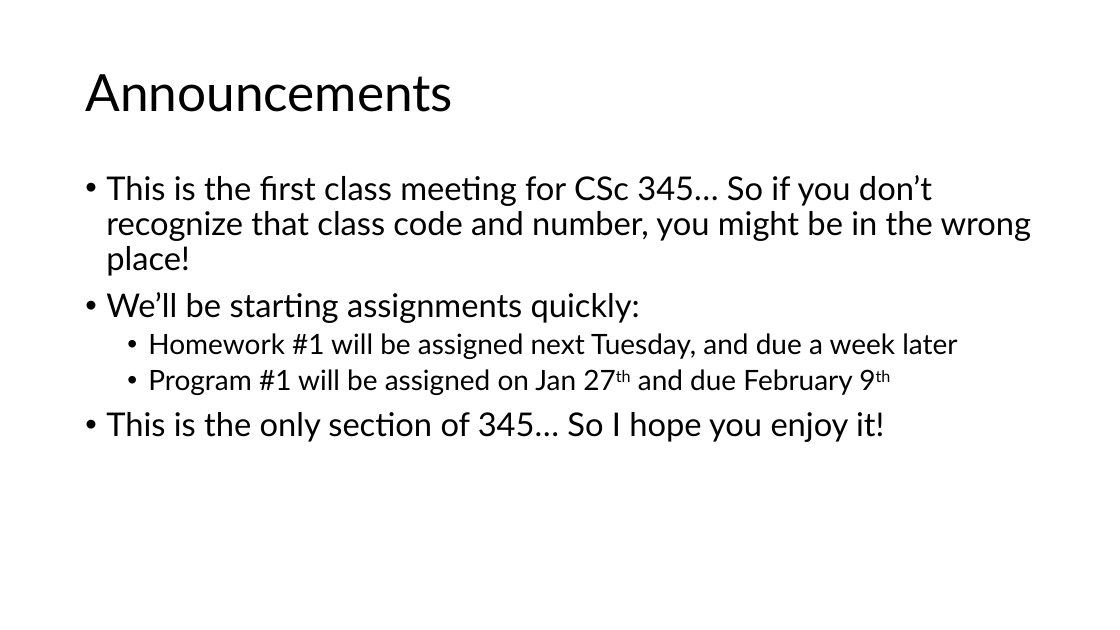
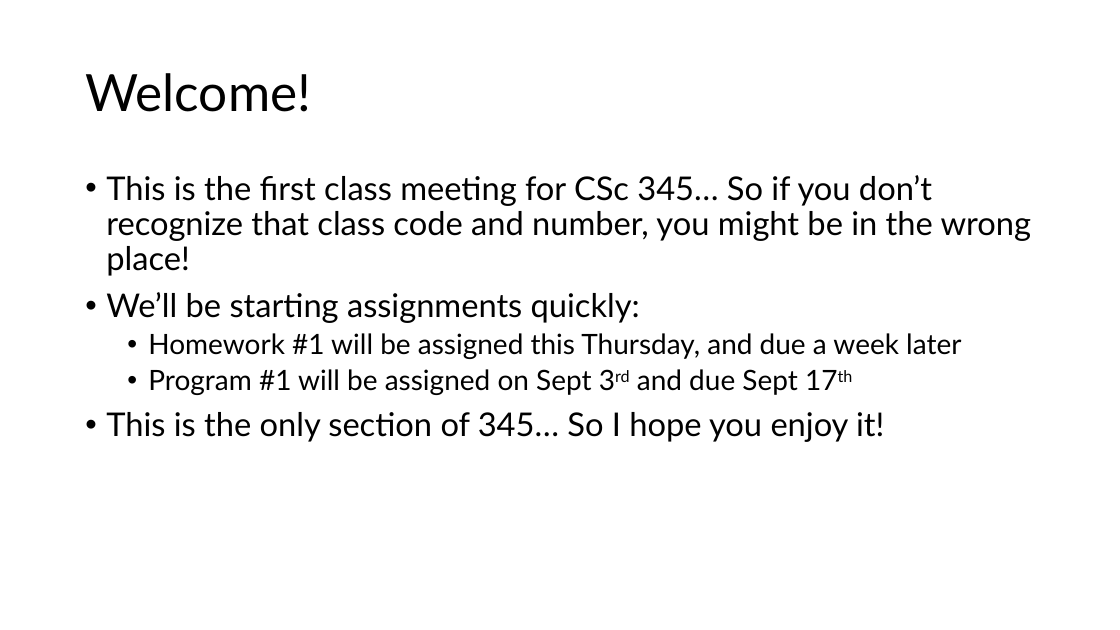
Before and after one commit to professorlynam/csc345, a slide deck: slide 2 of Syllabus Presentation.pptx. Drawn at 1120x630 pixels with LibreOffice and Linux fonts; fonts in the diff are those of the drawing. Boxes give left, top, right and bottom in pixels: in the first picture for what was removed or moved away, otherwise in the second. Text is boxed around its words. In the diff, an @@ line names an element or a change of style, - is before the commit and + after.

```diff
--- a/Syllabus Presentation.pptx
+++ b/Syllabus Presentation.pptx
@@ title at [85,73,311,112]: text changed @@
-Announcements
+Welcome!
@@ text at [148,333,961,395]: text changed @@
-  • Homework #1 will be assigned next Tuesday, and due a week later
-  • Program #1 will be assigned on Jan 27th and due February 9th
+  • Homework #1 will be assigned this Thursday, and due a week later
+  • Program #1 will be assigned on Sept 3rd and due Sept 17th
```
Also in this commit, not shown: 6 other slides changed, 33 other files.
